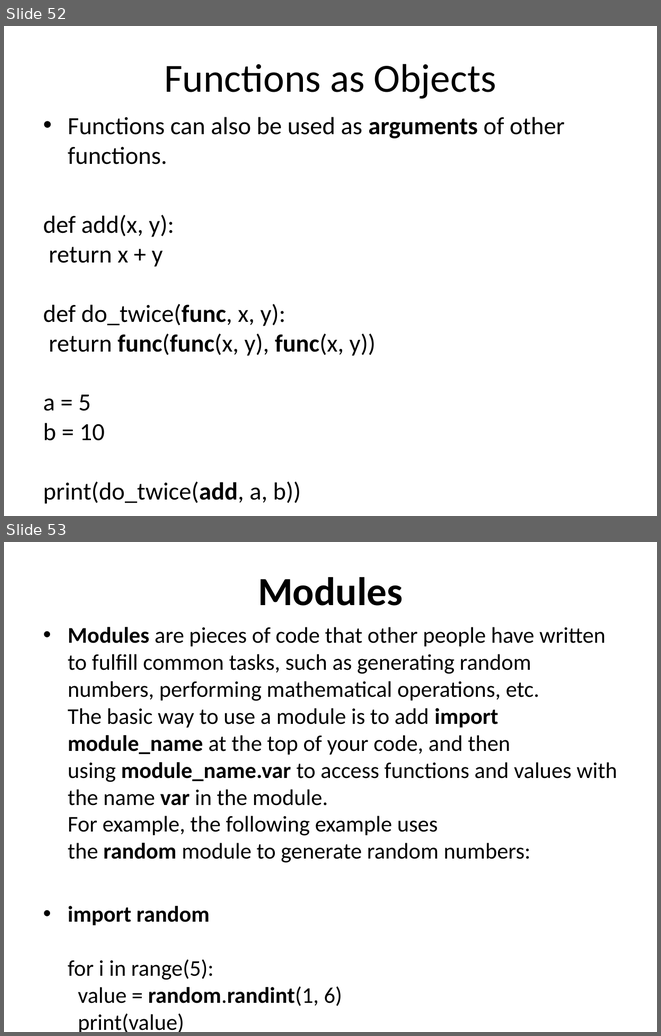
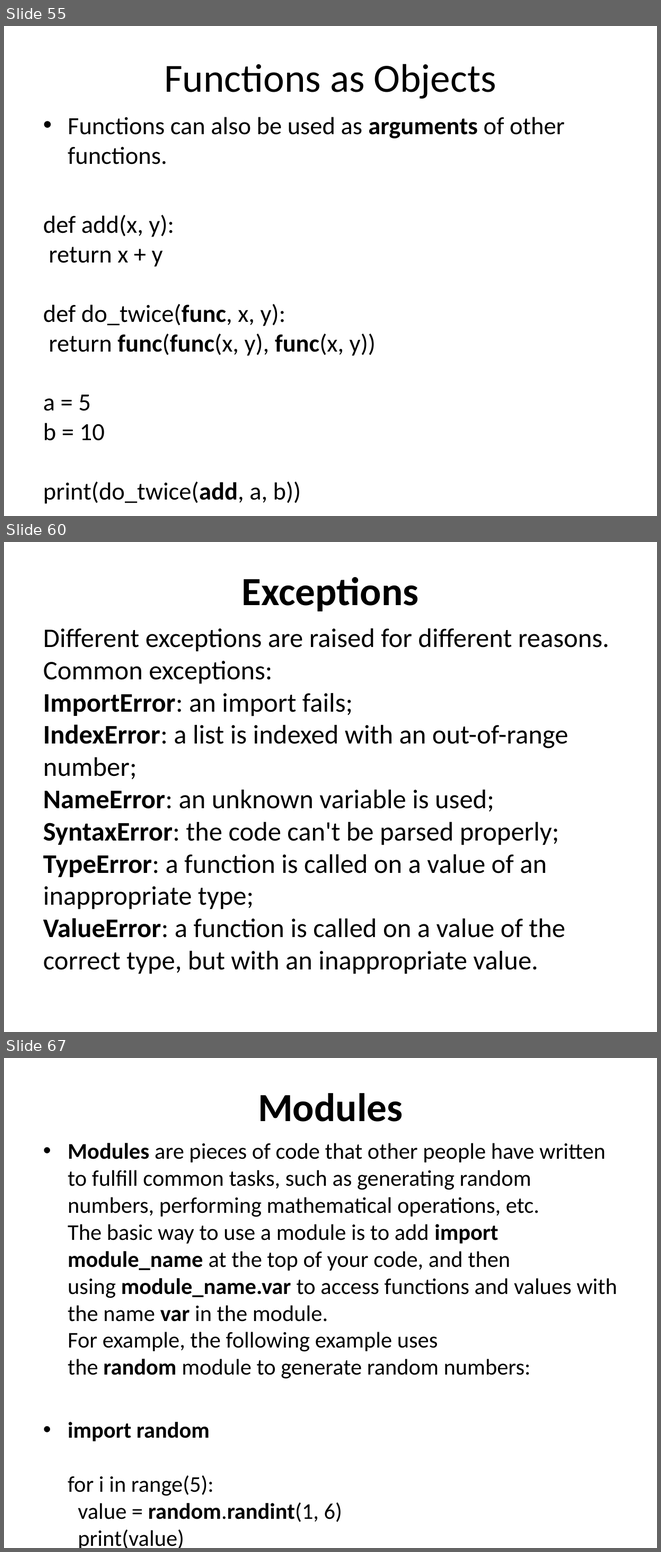
Before and after one commit to sip11/python, a slide deck: What is Python.pptx. Shown one above the other, each under a label of ours: slides 52 and 53 before the commit, slides 55, 60 and 67 after it; the slides between them are not shown. The pictures are 661x1036 and 661x1552 pixels, drawn with LibreOffice and Linux fonts; fonts in the diff are those of the drawing. Boxes give left, top, right and bottom in pixels: in the first picture for what was removed or moved away, otherwise in the second. Text is boxed around its words. In the diff, an @@ line names an element or a change of style, - is before the commit and + after.

```diff
--- a/What is Python.pptx
+++ b/What is Python.pptx
@@ slide 60 added at <box>4,542,657,1032</box>, background #FFFFFF @@
@@ title added at <box>242,577,419,611</box>, 44 pt, text #000000, bold @@
+Exceptions
@@ text added at <box>43,628,609,973</box>, 29.6 pt, text #000000 @@
+Different exceptions are raised for different reasons.
+Common exceptions:
+ImportError: an import fails;
+IndexError: a list is indexed with an out-of-range number;
+NameError: an unknown variable is used;
+SyntaxError: the code can't be parsed properly;
+TypeError: a function is called on a value of an inappropriate type;
+ValueError: a function is called on a value of the correct type, but with an inappropriate value.
@@ what was slide 52 is now slide 55 @@
@@ what was slide 53 is now slide 67 @@
```
Also in this commit, not shown: 1 slide changed, 13 other slides added.
